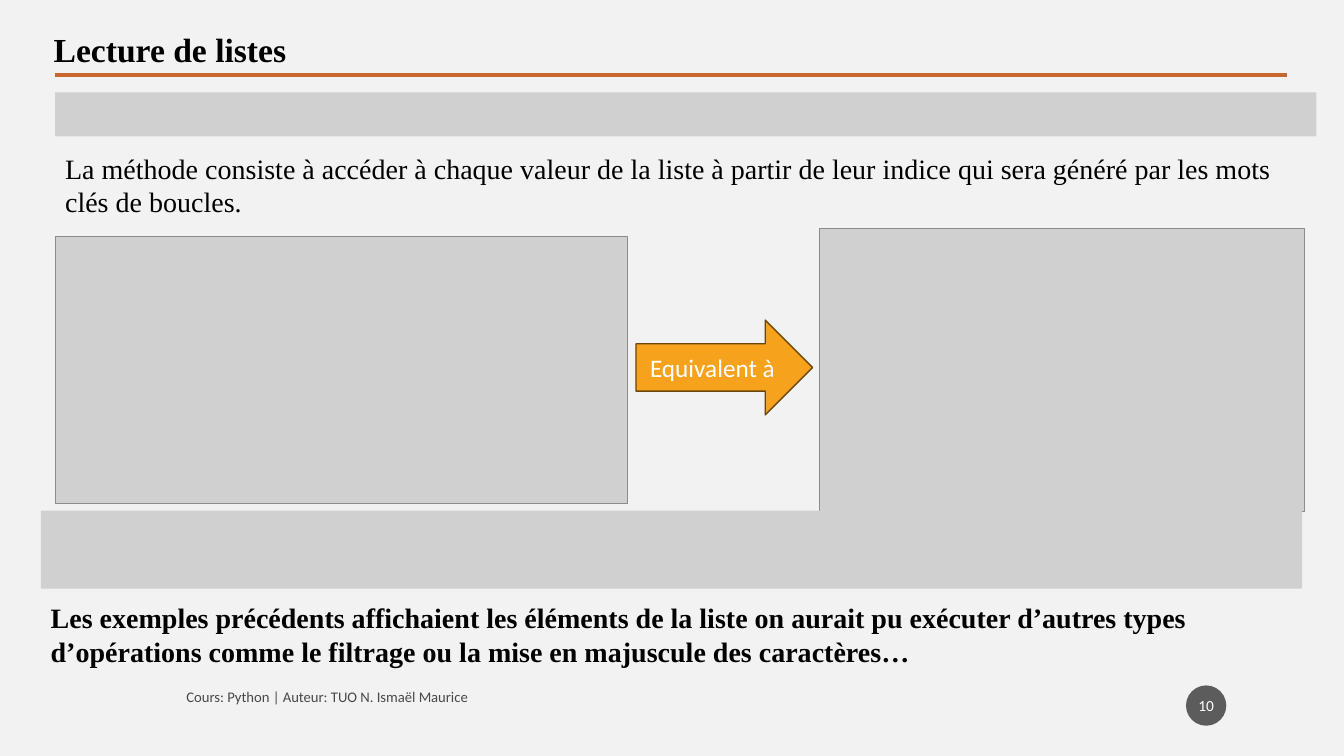
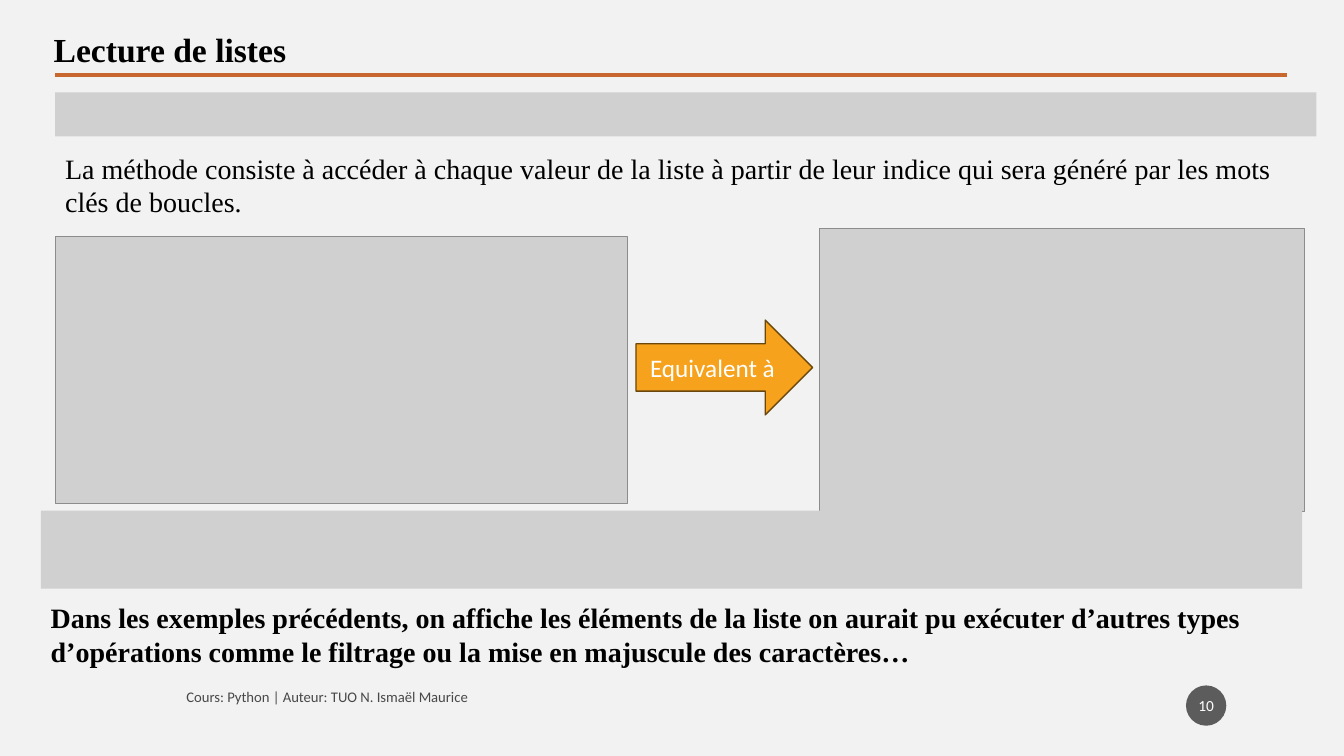
Before and after one commit to tisma95/cours-python, a slide deck: slide 10 of source/Chapitre 9 - Les listes.pptx. Drawn at 1344x756 pixels with LibreOffice and Linux fonts; fonts in the diff are those of the drawing; grey boxes stand for pictures. Boxes give left, top, right and bottom in pixels: in the first picture for what was removed or moved away, otherwise in the second. Text is boxed around its words. In the diff, an @@ line names an element or a change of style, - is before the commit and + after.

Commit message:
Feat(chp9): Correction chapitre 9 sur les listes

```diff
--- a/source/Chapitre 9 - Les listes.pptx
+++ b/source/Chapitre 9 - Les listes.pptx
@@ text at [51,608,1239,667]: text changed @@
-Les exemples précédents affichaient les éléments de la liste on aurait pu exécuter d’autres types d’opérations comme le filtrage ou la mise en majuscule des caractères…
+Dans les exemples précédents, on affiche les éléments de la liste on aurait pu exécuter d’autres types d’opérations comme le filtrage ou la mise en majuscule des caractères…
```
Also in this commit, not shown: 8 other slides changed, 3 other files.
